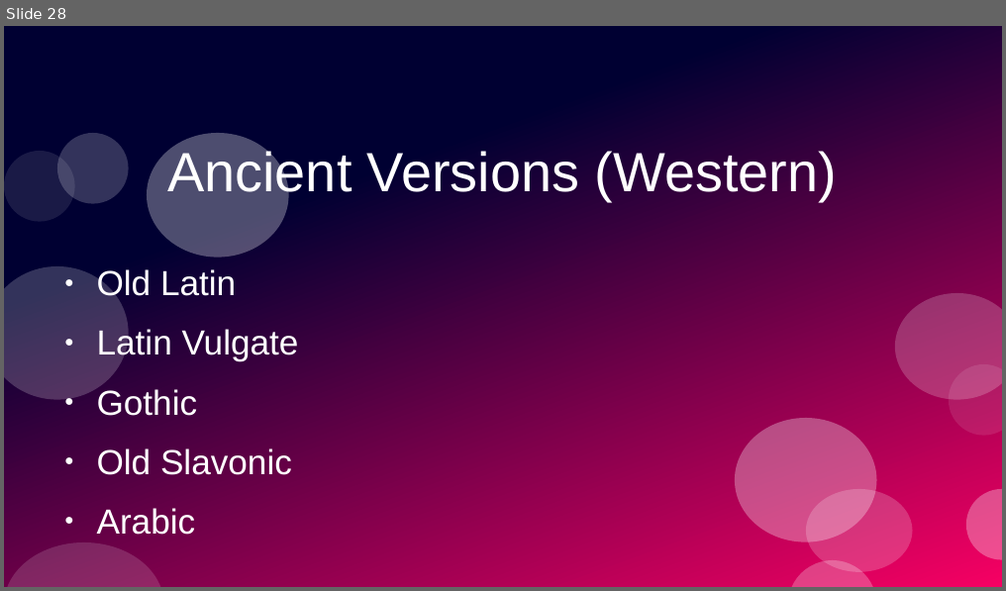
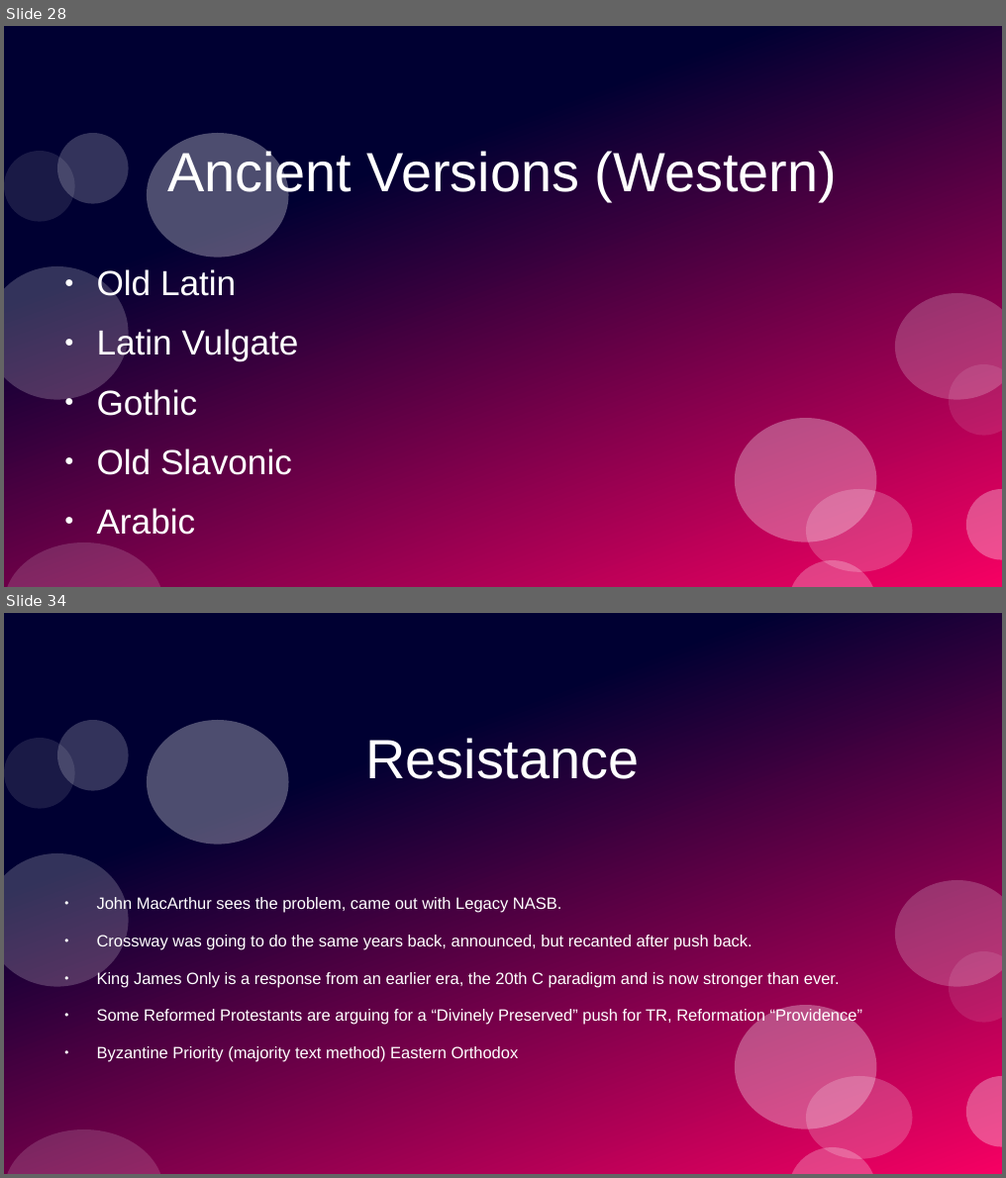
Before and after one commit to stevemac321/Music, a slide deck: LostTransmission.pptx. Shown one above the other, each under a label of ours: slide 28 before the commit, slides 28 and 34 after it; the slides between them are not shown. The pictures are 1006x591 and 1006x1178 pixels, drawn with LibreOffice and Linux fonts; fonts in the diff are those of the drawing. Boxes give left, top, right and bottom in pixels: in the first picture for what was removed or moved away, otherwise in the second. Text is boxed around its words. In the diff, an @@ line names an element or a change of style, - is before the commit and + after.

```diff
--- a/LostTransmission.pptx
+++ b/LostTransmission.pptx
@@ slide 34 added at box(4, 613, 1002, 1174), background #FFFFFF; not listed: 12 template elements that a slide beside it also shows @@
@@ text added at box(365, 738, 639, 779), 44 pt, text #FFFFFF @@
+Resistance
@@ text added at box(97, 896, 862, 1062), 13 pt, text #FFFFFF @@
+● John MacArthur sees the problem, came out with Legacy NASB.
+● Crossway was going to do the same years back, announced, but recanted after push back.
+● King James Only is a response from an earlier era, the 20th C paradigm and is now stronger than ever.
+● Some Reformed Protestants are arguing for a “Divinely Preserved” push for TR, Reformation “Providence”
+● Byzantine Priority (majority text method) Eastern Orthodox
```
Also in this commit, not shown: 1 slide changed, 5 other slides added, 1 slide removed.
